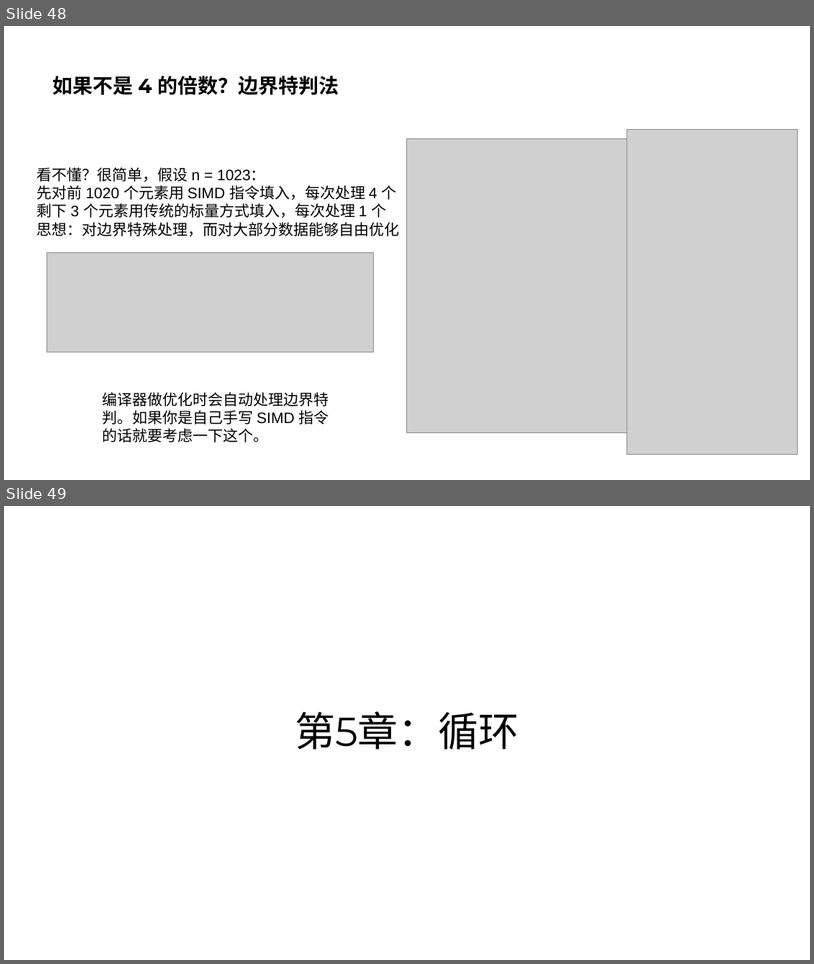
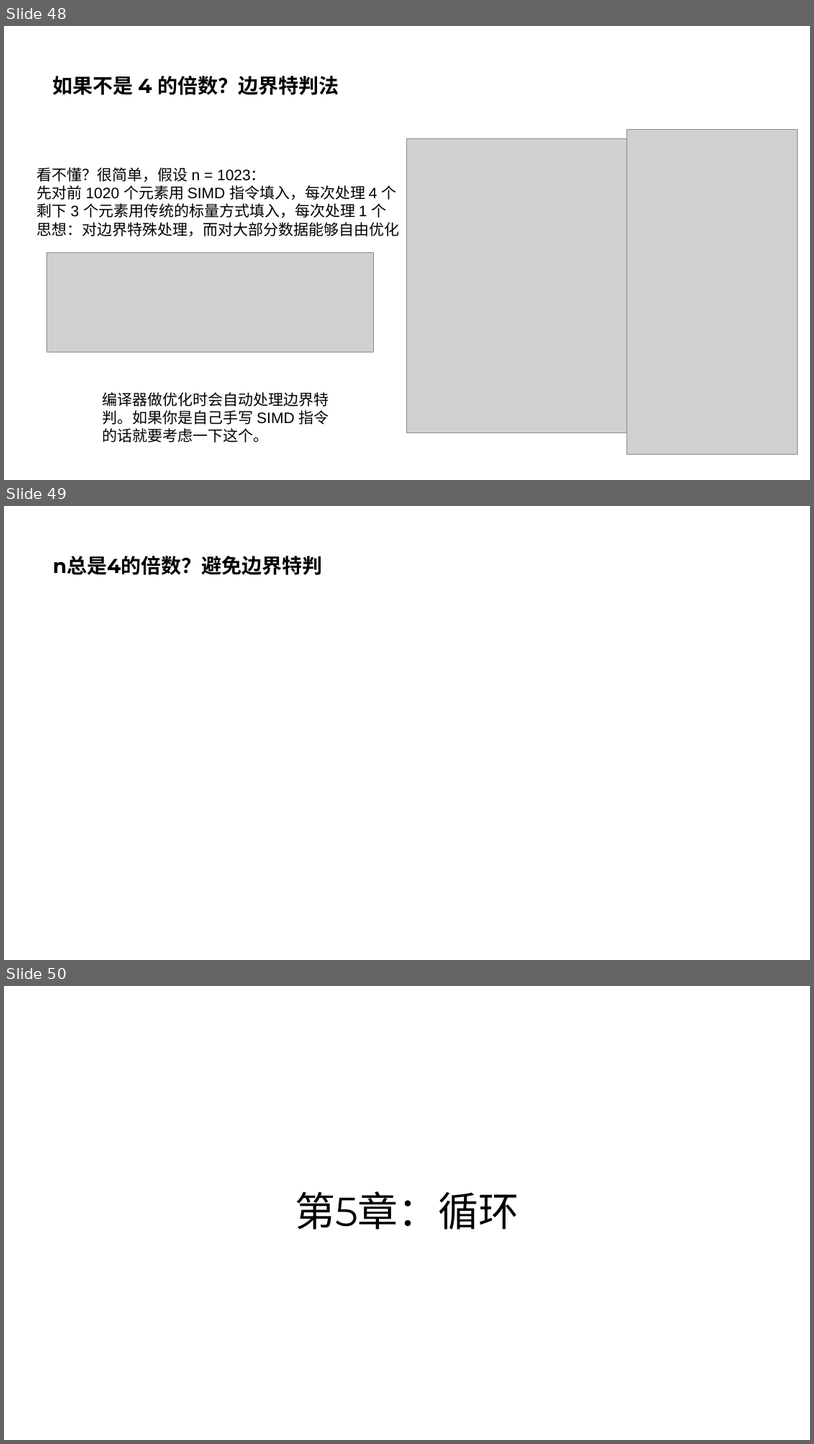
Before and after one commit to parallel101/course, a slide deck: 04/slides.pptx. Shown one above the other, each under a label of ours: slides 48 and 49 before the commit, slides 48, 49 and 50 after it. The pictures are 814x964 and 814x1444 pixels, drawn with LibreOffice and Linux fonts; fonts in the diff are those of the drawing; grey boxes stand for pictures. Boxes give left, top, right and bottom in pixels: in the first picture for what was removed or moved away, otherwise in the second. Text is boxed around its words. In the diff, an @@ line names an element or a change of style, - is before the commit and + after.

```diff
--- a/04/slides.pptx
+++ b/04/slides.pptx
@@ slide 49 added at bbox=[4, 506, 810, 960], background #FFFFFF @@
@@ title added at bbox=[53, 556, 323, 575], 24 pt, text #000000, bold @@
+n总是4的倍数？避免边界特判
@@ what was slide 49 is now slide 50 @@
```
Also in this commit, not shown: 4 slides changed, 3 other slides added, 18 other files.
